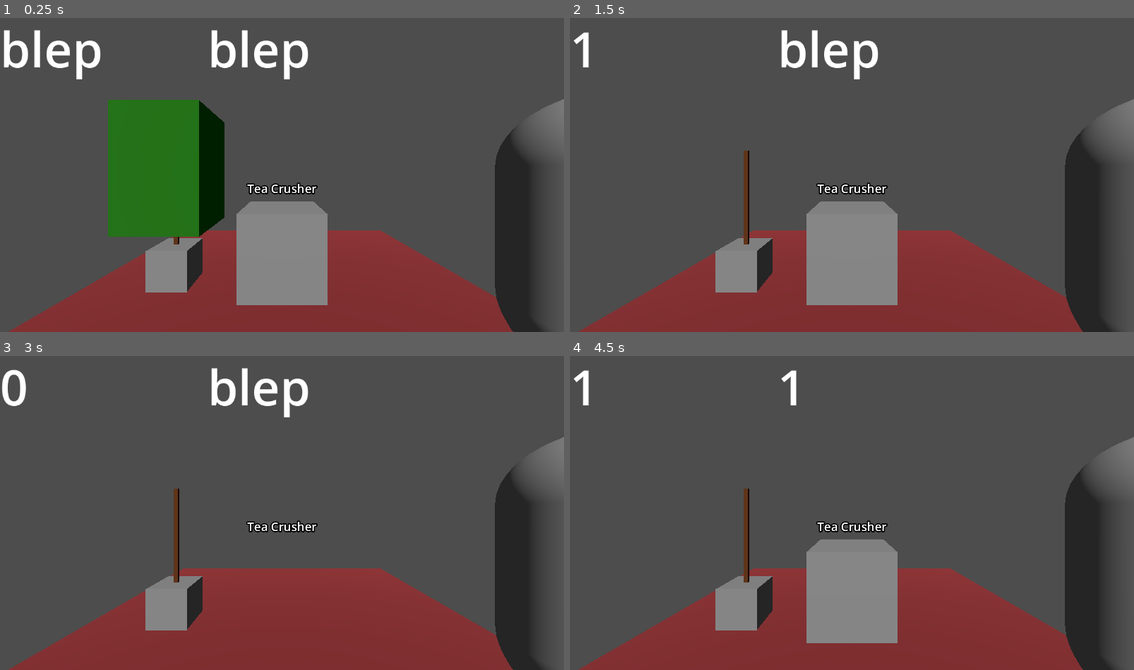
Above: before the commit, frames 1-4 (two rows, left to right).
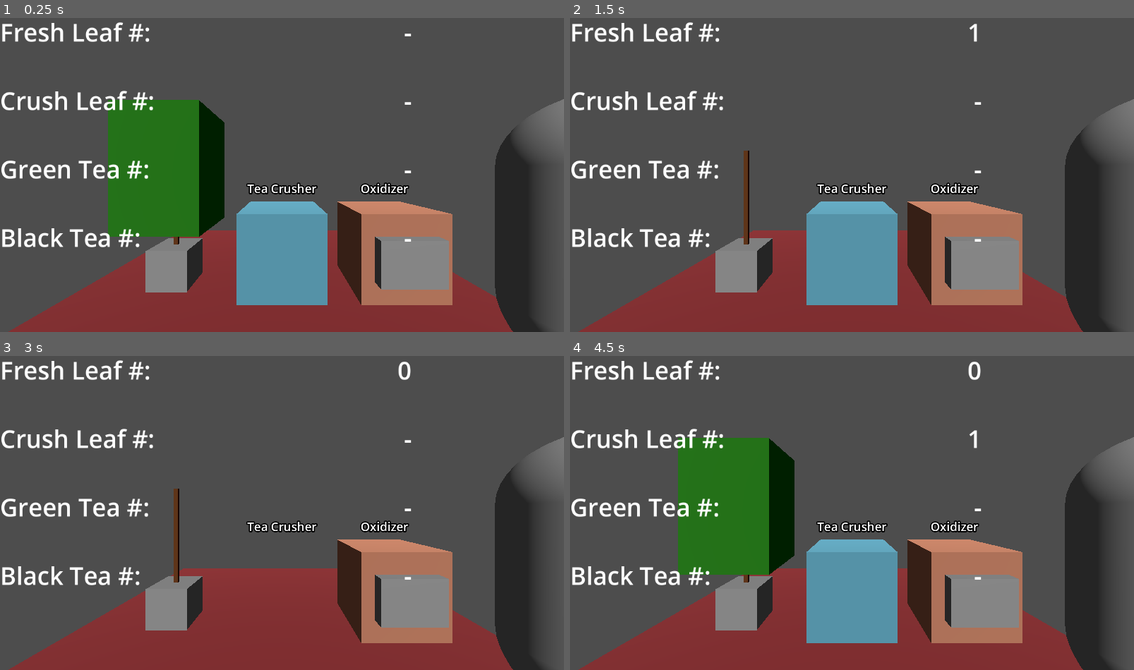
Above: after the commit, the same moments.

Repository: danipurdes/TeaShop
Game: Godot game, scene res://teatree.tscn
Same seed, same stepped clock (60 frames per second), same inputs: the game is played once before the commit and once after it.
Inputs (mouse positions are in pixels of both pictures, inside the frame that each line leads up to):
- Up to frame 1 (0.25 s): no input
- Up to frame 2 (1.5 s): tap Enter at 0.5 s; move the mouse to (976, 159) at 0.52 s; click (976, 159) at 0.67 s; tap Space at 1.25 s; move the mouse to (739, 190) at 1.27 s; click (739, 190) at 1.42 s
- Up to frame 3 (3 s): tap Enter at 2 s; move the mouse to (338, 440) at 2.02 s; click (338, 440) at 2.17 s; tap Space at 2.75 s; move the mouse to (253, 575) at 2.77 s; click (253, 575) at 2.92 s
- Up to frame 4 (4.5 s): tap Enter at 3.5 s; move the mouse to (1021, 560) at 3.52 s; click (1021, 560) at 3.67 s; tap Space at 4.25 s; move the mouse to (682, 462) at 4.27 s; click (682, 462) at 4.42 s

The runs differ from the first frame. In frame 1, 16% of the frame differs, in the area x 0-81%, y 1-92%; in frame 2, 15%; in frame 3, 10%; in frame 4, 23%.

Commit message:
Added oxidizer machine
Added oxidizer
Disabled tree hitbox while pruned

Diff:
--- a/LeafCrusher.gd
+++ b/LeafCrusher.gd
@@ -11,14 +11,16 @@
 
 func _on_input_event(_camera, event, _position, _normal, _shape_idx):
 	if event is InputEventMouseButton and event.pressed and event.button_index == 1:
-		if get_node("/root/Node3D").tea_leaf_count > 0:
+		if get_node("/root/Node3D").tea_leaf_count > 0 and $CrushTimer.is_stopped():
 			startCrushLeaves()
 
 func startCrushLeaves():
 	$LeafCrusherMachine.visible = false
+	$LeafCrusherHitbox.set_disabled(true)
 	$CrushTimer.start()
 	on_crush_enter.emit()
 
 func stopCrushLeaves():
 	$LeafCrusherMachine.visible = true
+	$LeafCrusherHitbox.set_disabled(false)
 	on_crush_exit.emit()
--- a/Main.gd
+++ b/Main.gd
@@ -2,6 +2,8 @@
 
 @export var tea_leaf_count = 0
 @export var crush_leaf_count = 0
+@export var green_tea_count = 0
+@export var black_tea_count = 0
 
 # Called when the node enters the scene tree for the first time.
 func _ready():
@@ -18,7 +20,6 @@
 	changeTeaLeafCount(-1)
 
 func crushLeavesExit():
-	print_debug("whut")
 	changeCrushLeafCount(1)
 
 func changeTeaLeafCount(delta):
@@ -29,5 +30,14 @@
 	crush_leaf_count = crush_leaf_count + delta
 	$HUD/Label_CrushLeafCount.set_text(str(crush_leaf_count))
 
-func getTeaLeafCount():
-	return tea_leaf_count
+func _on_oxidizer_harvested_black():
+	black_tea_count = black_tea_count + 1
+	$HUD/Label_BlackTeaCount.set_text(str(black_tea_count))
+
+func _on_oxidizer_harvested_green():
+	green_tea_count = green_tea_count + 1
+	$HUD/Label_GreenTeaCount.set_text(str(green_tea_count))
+
+func _on_oxidizer_on_oxidize_enter():
+	crush_leaf_count = crush_leaf_count - 1
+	$HUD/Label_CrushLeafCount.set_text(str(crush_leaf_count))
--- /dev/null
+++ b/Oxidizer.gd
@@ -0,0 +1,61 @@
+extends Area3D
+
+signal on_oxidize_enter
+signal on_oxidize_exit
+signal harvested_green
+signal harvested_black
+
+@export var tea_type = "none"
+@export var idle_material: Material
+@export var started_material: Material
+@export var green_material: Material
+@export var black_material: Material
+
+func _ready():
+	pass
+
+func _process(_delta):
+	pass
+
+func _on_input_event(_camera, event, _position, _normal, _shape_idx):
+	if event is InputEventMouseButton and event.pressed and event.button_index == 1:
+		if tea_type == "none":
+			if get_node("/root/Node3D").crush_leaf_count > 0:
+				startOxidizeLeaves()
+		if tea_type == "green":
+			harvested_green.emit()
+			stopOxidizeLeaves()
+			print_debug("green ready")
+		if tea_type == "black":
+			harvested_black.emit()
+			stopOxidizeLeaves()
+			print_debug("black ready")
+
+func startOxidizeLeaves():
+	$GreenTeaTimer.start()
+	tea_type = "started"
+	on_oxidize_enter.emit()
+
+func stopOxidizeLeaves():
+	updateTeaType("none")
+	$GreenTeaTimer.stop()
+	$BlackTeaTimer.stop()
+	on_oxidize_exit.emit()
+
+func _on_green_tea_timer_timeout():
+	updateTeaType("green")
+	$BlackTeaTimer.start()
+
+func _on_black_tea_timer_timeout():
+	updateTeaType("black")
+
+func updateTeaType(new_type):
+	tea_type = new_type
+	if tea_type == "none":
+		$OxidizerIndicator.set_surface_override_material(0, idle_material)
+	if tea_type == "started":
+		$OxidizerIndicator.set_surface_override_material(0, started_material)
+	if tea_type == "green":
+		$OxidizerIndicator.set_surface_override_material(0, green_material)
+	if tea_type == "black":
+		$OxidizerIndicator.set_surface_override_material(0, black_material)
--- a/TeaTree.gd
+++ b/TeaTree.gd
@@ -14,8 +14,10 @@
 
 func trimLeaves():
 	$TeaTreeLeaves.visible = false
+	$TeaTreeHitbox.set_disabled(true)
 	$LeafRefreshTimer.start()
 	tea_tree_trim.emit()
 
 func _on_leaf_refresh_timer_timeout():
 	$TeaTreeLeaves.visible = true
+	$TeaTreeHitbox.set_disabled(false)
--- a/teatree.tscn
+++ b/teatree.tscn
@@ -1,11 +1,12 @@
-[gd_scene load_steps=17 format=3 uid="uid://bmkacr6ktnxpn"]
+[gd_scene load_steps=26 format=3 uid="uid://bmkacr6ktnxpn"]
 
 [ext_resource type="Script" path="res://Main.gd" id="1_2amdu"]
 [ext_resource type="Script" path="res://TeaTree.gd" id="1_j6fp0"]
 [ext_resource type="Script" path="res://LeafCrusher.gd" id="3_ne25g"]
+[ext_resource type="Script" path="res://Oxidizer.gd" id="4_xwbqi"]
 
 [sub_resource type="LabelSettings" id="LabelSettings_vq3ps"]
-font_size = 100
+font_size = 50
 
 [sub_resource type="Environment" id="Environment_ib77m"]
 ambient_light_color = Color(1, 1, 1, 1)
@@ -42,7 +43,31 @@
 
 [sub_resource type="BoxShape3D" id="BoxShape3D_y2a6e"]
 
+[sub_resource type="StandardMaterial3D" id="StandardMaterial3D_7q7io"]
+albedo_color = Color(0.34902, 0.619608, 0.709804, 1)
+
 [sub_resource type="BoxMesh" id="BoxMesh_70xor"]
+material = SubResource("StandardMaterial3D_7q7io")
+
+[sub_resource type="StandardMaterial3D" id="StandardMaterial3D_3p2s6"]
+albedo_color = Color(0.603922, 0.603922, 0.603922, 1)
+
+[sub_resource type="StandardMaterial3D" id="StandardMaterial3D_acnst"]
+albedo_color = Color(0.364706, 0.364706, 0.364706, 1)
+
+[sub_resource type="StandardMaterial3D" id="StandardMaterial3D_voy65"]
+albedo_color = Color(0.2, 0.529412, 0.309804, 1)
+
+[sub_resource type="StandardMaterial3D" id="StandardMaterial3D_23e5m"]
+albedo_color = Color(0, 0, 0, 1)
+
+[sub_resource type="StandardMaterial3D" id="StandardMaterial3D_pfg0d"]
+albedo_color = Color(0.737255, 0.47451, 0.364706, 1)
+
+[sub_resource type="BoxMesh" id="BoxMesh_rqnee"]
+material = SubResource("StandardMaterial3D_pfg0d")
+
+[sub_resource type="BoxMesh" id="BoxMesh_nhapk"]
 
 [node name="Node3D" type="Node3D"]
 script = ExtResource("1_2amdu")
@@ -50,16 +75,65 @@
 [node name="HUD" type="CanvasLayer" parent="."]
 
 [node name="Label_FreshLeafCount" type="Label" parent="HUD"]
+offset_left = 631.0
+offset_right = 841.0
+offset_bottom = 140.0
+text = "-"
+label_settings = SubResource("LabelSettings_vq3ps")
+horizontal_alignment = 2
+
+[node name="Label_FreshLeafCount2" type="Label" parent="HUD"]
 offset_right = 40.0
 offset_bottom = 23.0
-text = "blep"
+text = "Fresh Leaf #:"
 label_settings = SubResource("LabelSettings_vq3ps")
 
 [node name="Label_CrushLeafCount" type="Label" parent="HUD"]
-offset_left = 424.0
-offset_right = 634.0
-offset_bottom = 140.0
-text = "blep"
+offset_left = 631.0
+offset_top = 140.0
+offset_right = 841.0
+offset_bottom = 280.0
+text = "-"
+label_settings = SubResource("LabelSettings_vq3ps")
+horizontal_alignment = 2
+
+[node name="Label_CrushLeafCount2" type="Label" parent="HUD"]
+offset_top = 140.0
+offset_right = 317.0
+offset_bottom = 280.0
+text = "Crush Leaf #:"
+label_settings = SubResource("LabelSettings_vq3ps")
+
+[node name="Label_GreenTeaCount" type="Label" parent="HUD"]
+offset_left = 631.0
+offset_top = 280.0
+offset_right = 841.0
+offset_bottom = 420.0
+text = "-"
+label_settings = SubResource("LabelSettings_vq3ps")
+horizontal_alignment = 2
+
+[node name="Label_GreenTeaCount2" type="Label" parent="HUD"]
+offset_top = 280.0
+offset_right = 631.0
+offset_bottom = 420.0
+text = "Green Tea #:"
+label_settings = SubResource("LabelSettings_vq3ps")
+
+[node name="Label_BlackTeaCount" type="Label" parent="HUD"]
+offset_left = 631.0
+offset_top = 420.0
+offset_right = 841.0
+offset_bottom = 560.0
+text = "-"
+label_settings = SubResource("LabelSettings_vq3ps")
+horizontal_alignment = 2
+
+[node name="Label_BlackTeaCount2" type="Label" parent="HUD"]
+offset_top = 420.0
+offset_right = 631.0
+offset_bottom = 560.0
+text = "Black Tea #:"
 label_settings = SubResource("LabelSettings_vq3ps")
 
 [node name="Sun" type="DirectionalLight3D" parent="."]
@@ -111,12 +185,43 @@
 transform = Transform3D(1, 0, 0, 0, 1, 0, 0, 0, 1, 0, 0.5, 0)
 mesh = SubResource("BoxMesh_70xor")
 
-[node name="Label3D" type="Label3D" parent="LeafCrusher_0"]
+[node name="LeafCrusherLabel" type="Label3D" parent="LeafCrusher_0"]
 transform = Transform3D(1, 0, 0, 0, 1, 0, 0, 0, 1, 0, 1.24526, 0)
 billboard = 1
 text = "Tea Crusher"
 
 [node name="CrushTimer" type="Timer" parent="LeafCrusher_0"]
+one_shot = true
+
+[node name="Oxidizer_0" type="Area3D" parent="."]
+transform = Transform3D(1, 0, 0, 0, 1, 0, 0, 0, 1, 1.37145, 0, 0)
+script = ExtResource("4_xwbqi")
+idle_material = SubResource("StandardMaterial3D_3p2s6")
+started_material = SubResource("StandardMaterial3D_acnst")
+green_material = SubResource("StandardMaterial3D_voy65")
+black_material = SubResource("StandardMaterial3D_23e5m")
+
+[node name="OxidizerHitbox" type="CollisionShape3D" parent="Oxidizer_0"]
+transform = Transform3D(1, 0, 0, 0, 1, 0, 0, 0, 1, 0, 0.5, 0)
+shape = SubResource("BoxShape3D_y2a6e")
+
+[node name="OxidizerMachine" type="MeshInstance3D" parent="Oxidizer_0"]
+transform = Transform3D(1, 0, 0, 0, 1, 0, 0, 0, 1, 0, 0.5, 0)
+mesh = SubResource("BoxMesh_rqnee")
+
+[node name="OxidizerIndicator" type="MeshInstance3D" parent="Oxidizer_0"]
+transform = Transform3D(0.7, 0, 0, 0, 0.5, 0, 0, 0, 0.319855, 0, 0.5, 0.478936)
+mesh = SubResource("BoxMesh_nhapk")
+
+[node name="OxidizerLabel" type="Label3D" parent="Oxidizer_0"]
+transform = Transform3D(1, 0, 0, 0, 1, 0, 0, 0, 1, 0, 1.24526, 0)
+billboard = 1
+text = "Oxidizer"
+
+[node name="GreenTeaTimer" type="Timer" parent="Oxidizer_0"]
+one_shot = true
+
+[node name="BlackTeaTimer" type="Timer" parent="Oxidizer_0"]
 one_shot = true
 
 [connection signal="input_event" from="TeaTree_0" to="TeaTree_0" method="_on_input_event"]
@@ -126,3 +231,9 @@
 [connection signal="on_crush_enter" from="LeafCrusher_0" to="." method="crushLeavesEnter"]
 [connection signal="on_crush_exit" from="LeafCrusher_0" to="." method="crushLeavesExit"]
 [connection signal="timeout" from="LeafCrusher_0/CrushTimer" to="LeafCrusher_0" method="stopCrushLeaves"]
+[connection signal="harvested_black" from="Oxidizer_0" to="." method="_on_oxidizer_harvested_black"]
+[connection signal="harvested_green" from="Oxidizer_0" to="." method="_on_oxidizer_harvested_green"]
+[connection signal="input_event" from="Oxidizer_0" to="Oxidizer_0" method="_on_input_event"]
+[connection signal="on_oxidize_enter" from="Oxidizer_0" to="." method="_on_oxidizer_on_oxidize_enter"]
+[connection signal="timeout" from="Oxidizer_0/GreenTeaTimer" to="Oxidizer_0" method="_on_green_tea_timer_timeout"]
+[connection signal="timeout" from="Oxidizer_0/BlackTeaTimer" to="Oxidizer_0" method="_on_black_tea_timer_timeout"]
